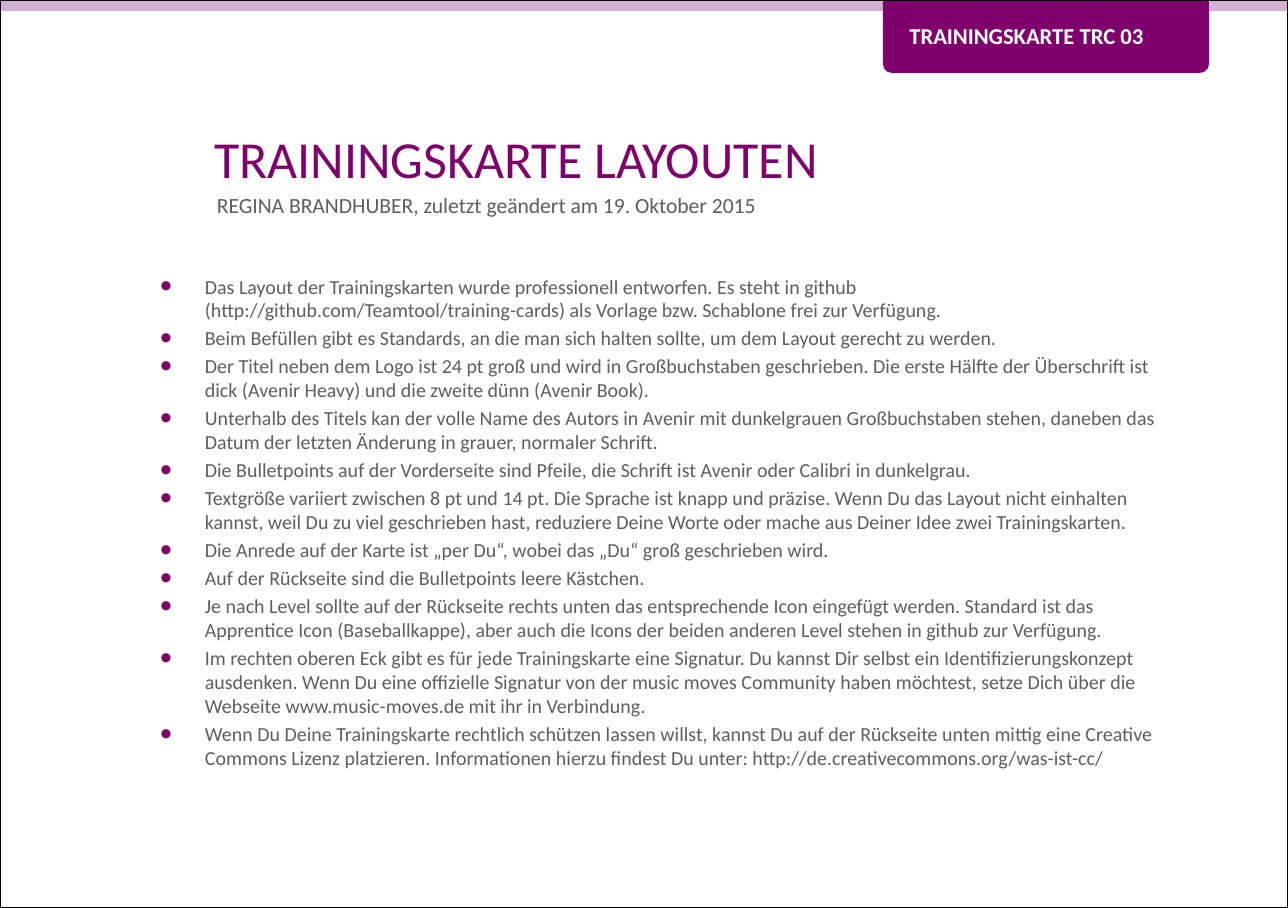
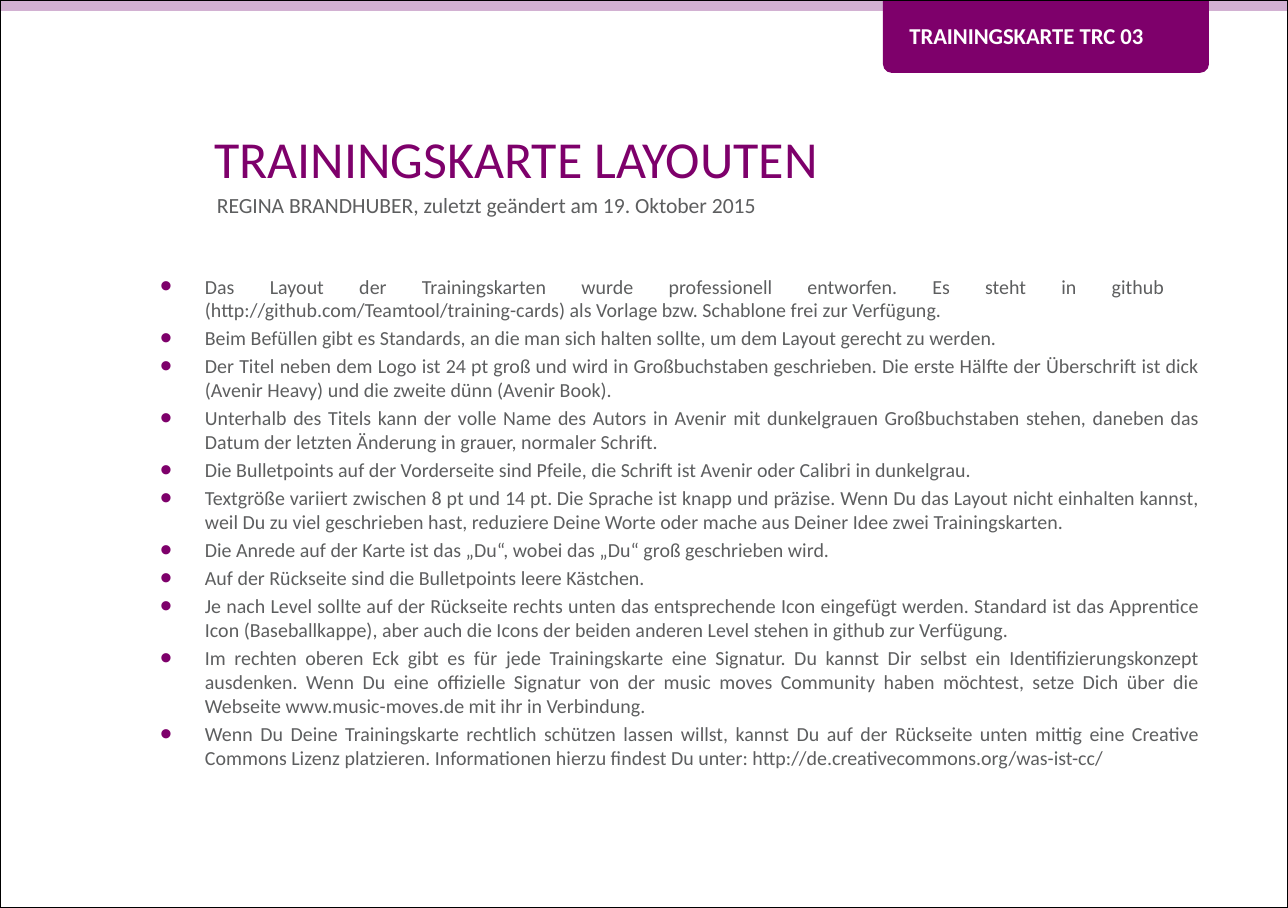
Before and after one commit to Teamtool/training-materials, a slide deck: slide 1 of training-cards/music moves/Training Cards (TRC)/ger/apprentice/ger_TRC_03_Trainingskarte_layouten_MM_A.pptx. Drawn at 1288x908 pixels with LibreOffice and Linux fonts; fonts in the diff are those of the drawing; background and template pictures are left out. Boxes give left, top, right and bottom in pixels: in the first picture for what was removed or moved away, otherwise in the second. Text is boxed around its words. In the diff, an @@ line names an element or a change of style, - is before the commit and + after.

Commit message:
TRC 03,05,06,07 Name geändert und Blocksatz

```diff
--- a/training-cards/music moves/Training Cards (TRC)/ger/apprentice/ger_TRC_03_Trainingskarte_layouten_MM_A.pptx
+++ b/training-cards/music moves/Training Cards (TRC)/ger/apprentice/ger_TRC_03_Trainingskarte_layouten_MM_A.pptx
@@ text at bbox=[205, 280, 1199, 769]: alignment left to justified @@
@@ text at bbox=[205, 411, 1199, 453]: text changed @@
-• Unterhalb des Titels kan der volle Name des Autors in Avenir mit dunkelgrauen Großbuchstaben stehen, daneben das Datum der letzten Änderung in grauer, normaler Schrift.
+• Unterhalb des Titels kann der volle Name des Autors in Avenir mit dunkelgrauen Großbuchstaben stehen, daneben das Datum der letzten Änderung in grauer, normaler Schrift.
@@ text at bbox=[205, 543, 829, 561]: text changed @@
-• Die Anrede auf der Karte ist „per Du“, wobei das „Du“ groß geschrieben wird.
+• Die Anrede auf der Karte ist das „Du“, wobei das „Du“ groß geschrieben wird.
```
Also in this commit, not shown: 7 other files.
